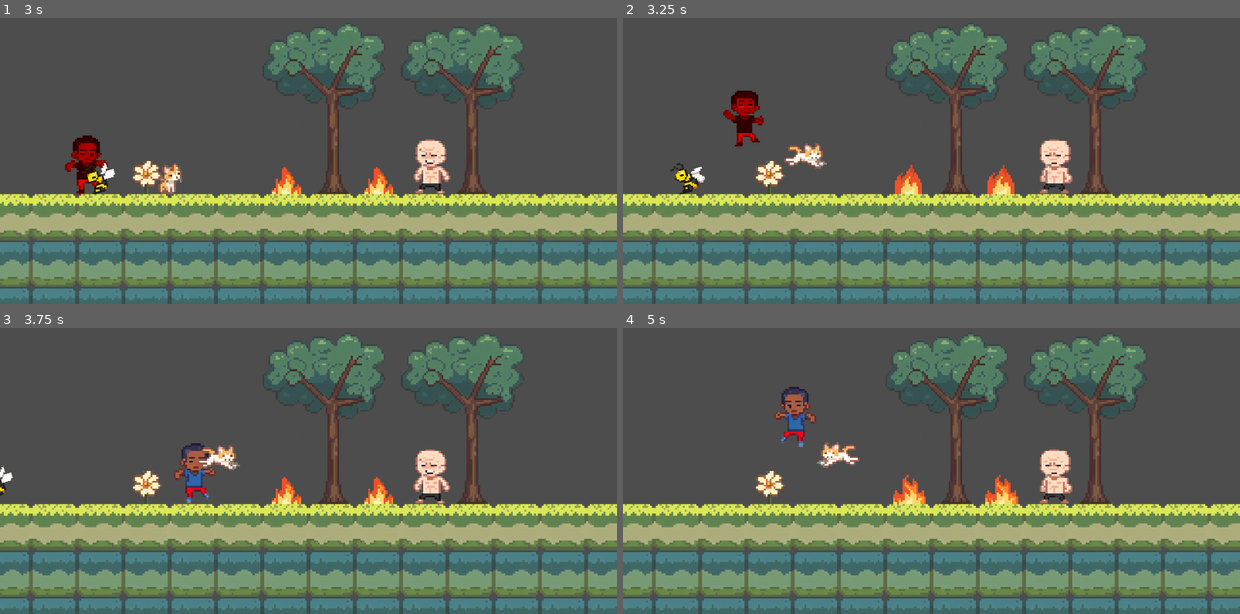
Above: before the commit, frames 1-4 (two rows, left to right).
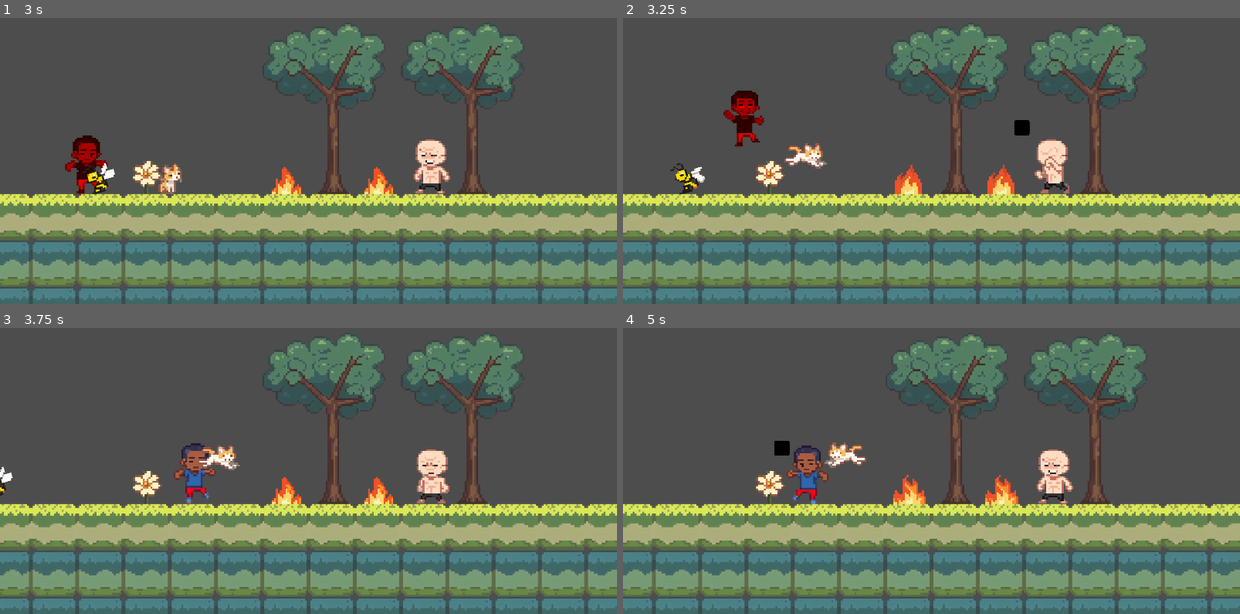
Above: after the commit, the same moments.

Repository: codenergy-dev/maricagamesjam2025_codenergy
Game: Godot game, scene res://scenes/game.tscn
Two runs of this game, one before a commit and one after it. Both use one fixed random seed, a clock stepped at 60 frames per second and the inputs below. The engine's default icon, where the game draws it, is replaced by a stand-in: a white triangle on a blue panel in a dark square.
Inputs:
- Up to frame 1 (3 s): tap Enter (ui_accept) at 0.5, 0.77, 1.52 s; hold Right (ui_right) 0.53-2.03 s; hold Left (ui_left) 2.03-2.78 s; hold Right (ui_right) from 2.78 s (still down)
- Up to frame 2 (3.25 s): keep holding Right (ui_right); tap Enter (ui_accept) at 3.02 s
- Up to frame 3 (3.75 s): keep holding Right (ui_right)
- Up to frame 4 (5 s): tap Enter (ui_accept) at 3.77, 4.52 s; release Right (ui_right) at 4.28 s; hold Left (ui_left) from 4.28 s (still down)

Frame 1 is identical in both runs. In frame 2, 0.6% of the frame differs, in the area x 63-73%, y 35-62%; in frame 3, 0.4%; in frame 4, 2.3%, in the area x 24-73%, y 20-62%.

Commit message:
Add knockback to enemy

Diff:
--- a/godot/scenes/enemy.tscn
+++ b/godot/scenes/enemy.tscn
@@ -12,6 +12,14 @@
 [sub_resource type="AtlasTexture" id="AtlasTexture_xwavj"]
 atlas = ExtResource("2_5uy6h")
 region = Rect2(612, 0, 204, 256)
+
+[sub_resource type="AtlasTexture" id="AtlasTexture_5uy6h"]
+atlas = ExtResource("2_5uy6h")
+region = Rect2(612, 512, 204, 256)
+
+[sub_resource type="AtlasTexture" id="AtlasTexture_ipns3"]
+atlas = ExtResource("2_5uy6h")
+region = Rect2(204, 256, 204, 256)
 
 [sub_resource type="AtlasTexture" id="AtlasTexture_nenq2"]
 atlas = ExtResource("2_5uy6h")
@@ -36,6 +44,17 @@
 }, {
 "frames": [{
 "duration": 1.0,
+"texture": SubResource("AtlasTexture_5uy6h")
+}, {
+"duration": 1.0,
+"texture": SubResource("AtlasTexture_ipns3")
+}],
+"loop": false,
+"name": &"knockback",
+"speed": 5.0
+}, {
+"frames": [{
+"duration": 1.0,
 "texture": SubResource("AtlasTexture_nenq2")
 }, {
 "duration": 1.0,
@@ -48,6 +67,9 @@
 
 [sub_resource type="CircleShape2D" id="CircleShape2D_md0e3"]
 radius = 64.0078
+
+[sub_resource type="CircleShape2D" id="CircleShape2D_5uy6h"]
+radius = 63.0079
 
 [node name="Enemy" type="CharacterBody2D"]
 collision_layer = 16
@@ -65,11 +87,20 @@
 [node name="Thrower" type="Node2D" parent="."]
 script = ExtResource("2_md0e3")
 projectile_scene = ExtResource("3_4ra3w")
-launch_interval = 5.0
+launch_interval = 3.0
 trajectory_point_count = 0
 
 [node name="TrajectoryLine" type="Line2D" parent="Thrower"]
 
 [node name="LaunchPoint" type="Node2D" parent="Thrower"]
 
+[node name="Knockback" type="Area2D" parent="." groups=["enemy"]]
+position = Vector2(0, -99)
+collision_layer = 16
+collision_mask = 2
+
+[node name="CollisionShape2D" type="CollisionShape2D" parent="Knockback"]
+shape = SubResource("CircleShape2D_5uy6h")
+
 [connection signal="animation_finished" from="AnimatedSprite2D" to="." method="_on_animated_sprite_2d_animation_finished"]
+[connection signal="body_entered" from="Knockback" to="." method="_on_knockback_body_entered"]
--- a/godot/scripts/enemy.gd
+++ b/godot/scripts/enemy.gd
@@ -1,8 +1,8 @@
 extends Node2D
 
 @onready var animated_sprite = $AnimatedSprite2D
-# Pega uma referência ao nó filho
 @onready var thrower = $Thrower
+@onready var knockback = $Knockback
 
 # Cria uma variável "proxy" que aparecerá no inspetor
 @export var target_node: Node2D :
@@ -23,3 +23,11 @@
 func _on_animated_sprite_2d_animation_finished() -> void:
 	if animated_sprite.animation == "throw":
 		animated_sprite.play("idle")
+
+func _on_knockback_body_entered(body: Node2D) -> void:
+	if animated_sprite.animation == "knockback":
+		return
+	thrower.target_node = null
+	position.y += 25
+	knockback.collision_layer = 128
+	animated_sprite.play("knockback")
Not shown: 1 places in godot/scenes/enemy.tscn that only renumber resources
